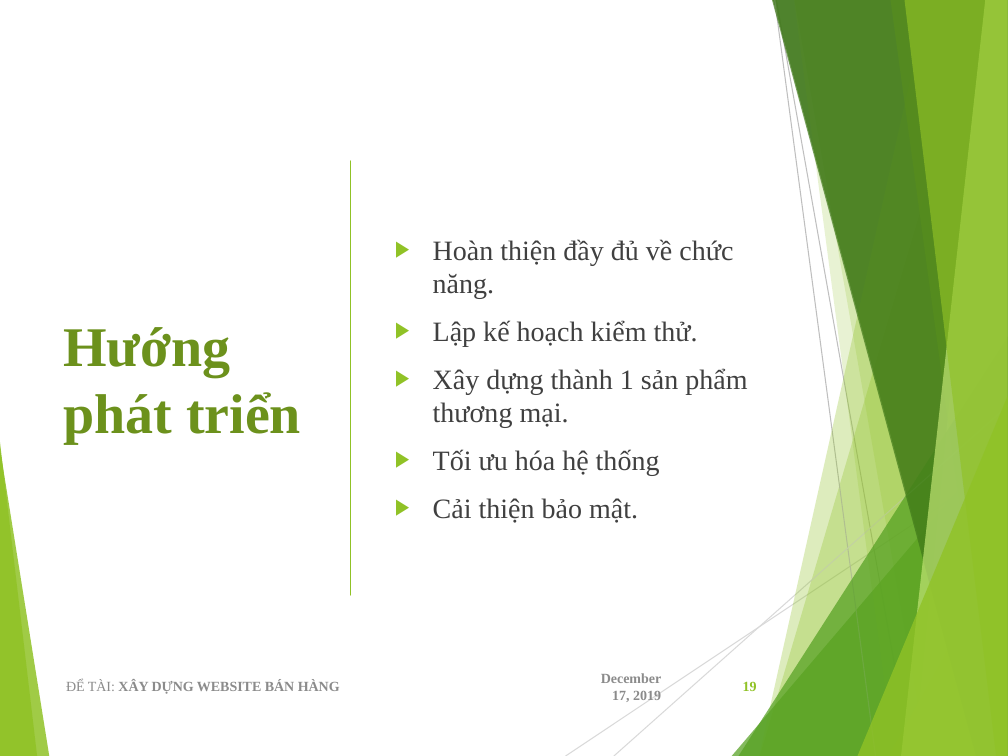
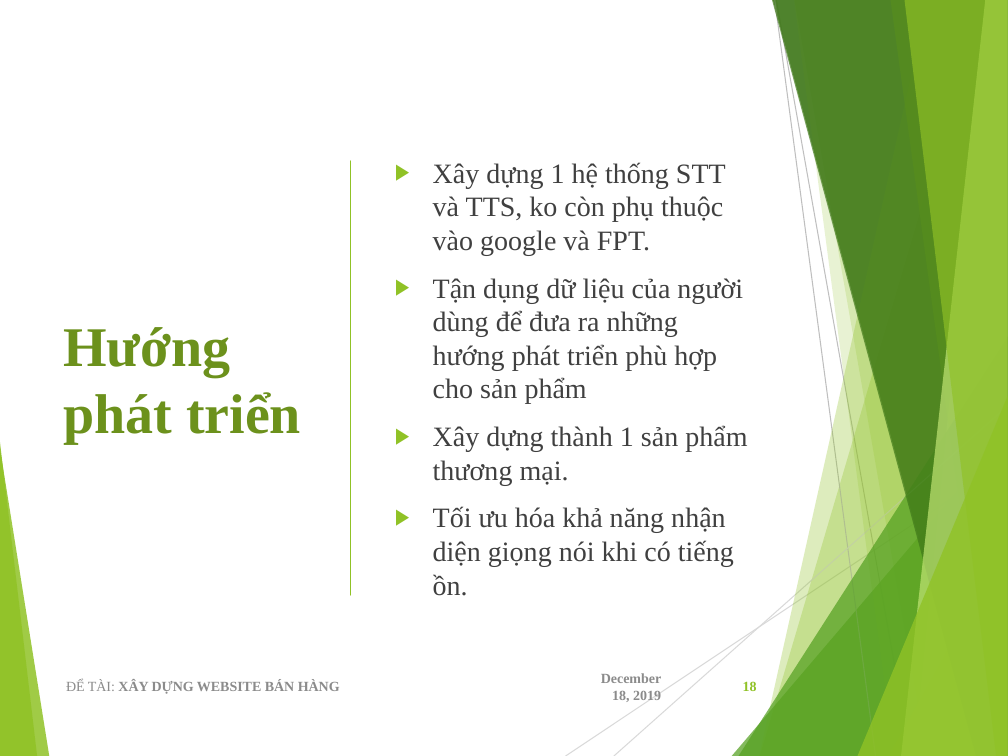
Before and after one commit to viet97/doandocs, a slide deck: slide 18 of DATN_Presentation.pptx (slide 19 before the commit). Drawn at 1008x756 pixels with LibreOffice and Linux fonts; fonts in the diff are those of the drawing. Boxes give left, top, right and bottom in pixels: in the first picture for what was removed or moved away, otherwise in the second. Text is boxed around its words. In the diff, an @@ line names an element or a change of style, - is before the commit and + after.

```diff
--- a/DATN_Presentation.pptx
+++ b/DATN_Presentation.pptx
@@ text at <box>433,162,743,404</box>: text changed @@
-▶ Hoàn thiện đầy đủ về chức năng.
-▶ Lập kế hoạch kiểm thử.
+▶ Xây dựng 1 hệ thống STT và TTS, ko còn phụ thuộc vào google và FPT.
+▶ Tận dụng dữ liệu của người dùng để đưa ra những hướng phát triển phù hợp cho sản phẩm
@@ text at <box>433,506,734,596</box>: text changed @@
-▶ Tối ưu hóa hệ thống
-▶ Cải thiện bảo mật.
+▶ Tối ưu hóa khả năng nhận diện giọng nói khi có tiếng ồn.
@@ text at <box>601,673,661,702</box>: text changed @@
-December 17, 2019
+December 18, 2019
@@ page number at <box>743,681,757,691</box>: text changed @@
-19
+18
```
Also in this commit, not shown: 12 other slides changed, 4 slides added, 5 slides removed.
